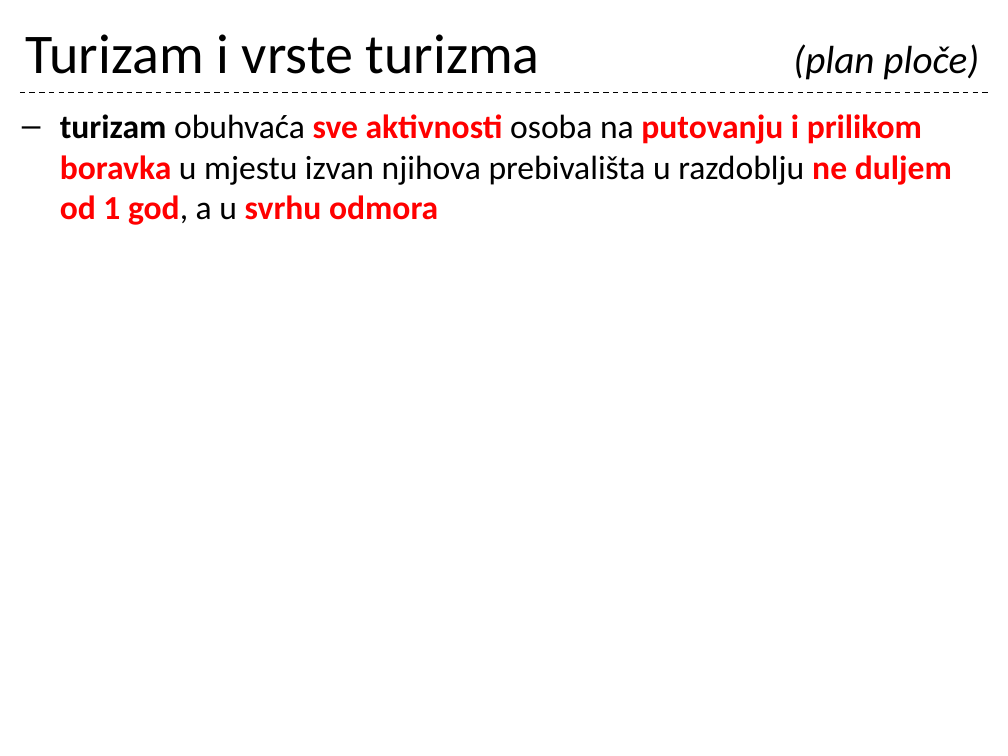
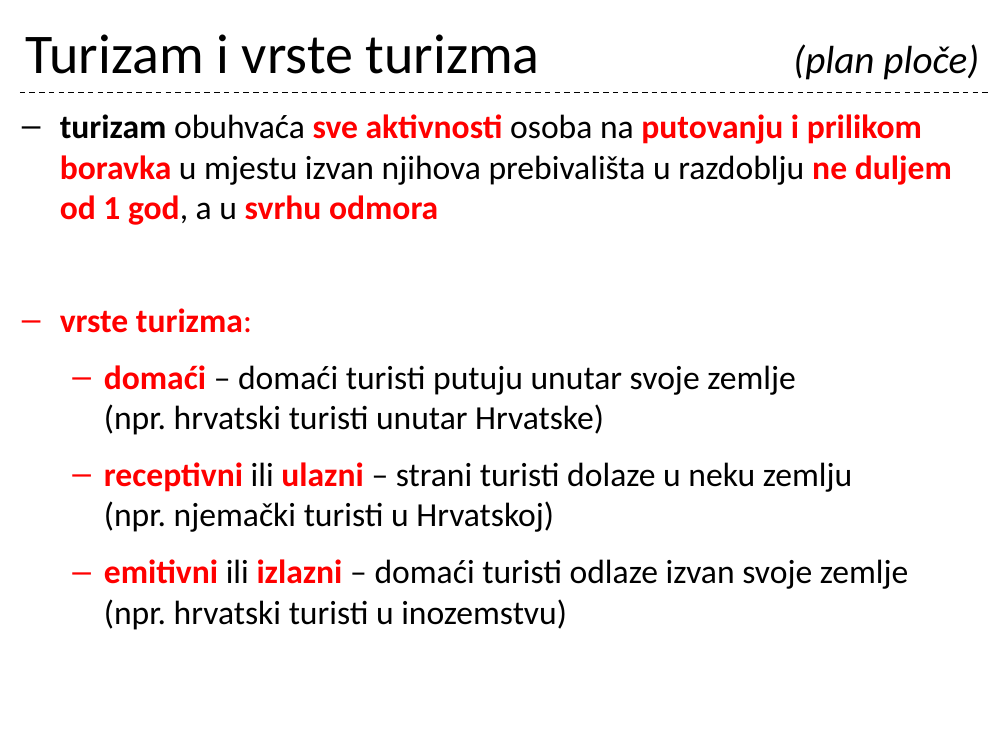
Before and after one commit to cornx/print, a slide deck: slide 29 of data/prezentacije/osnove_turizma/001_Turizam_uvod.pptx. Drawn at 1008x756 pixels with LibreOffice and Linux fonts; fonts in the diff are those of the drawing. Boxes give left, top, right and bottom in pixels: in the first picture for what was removed or moved away, otherwise in the second. Text is boxed around its words. In the diff, an @@ line names an element or a change of style, - is before the commit and + after.

```diff
--- a/data/prezentacije/osnove_turizma/001_Turizam_uvod.pptx
+++ b/data/prezentacije/osnove_turizma/001_Turizam_uvod.pptx
@@ text at <box>60,308,909,630</box>: paragraphs added @@
+– vrste turizma:
+  – domaći – domaći turisti putuju unutar svoje zemlje
+    (npr. hrvatski turisti unutar Hrvatske)
+  – receptivni ili ulazni – strani turisti dolaze u neku zemlju
+    (npr. njemački turisti u Hrvatskoj)
+  – emitivni ili izlazni – domaći turisti odlaze izvan svoje zemlje
+    (npr. hrvatski turisti u inozemstvu)
```
Also in this commit, not shown: 10 other slides changed.
